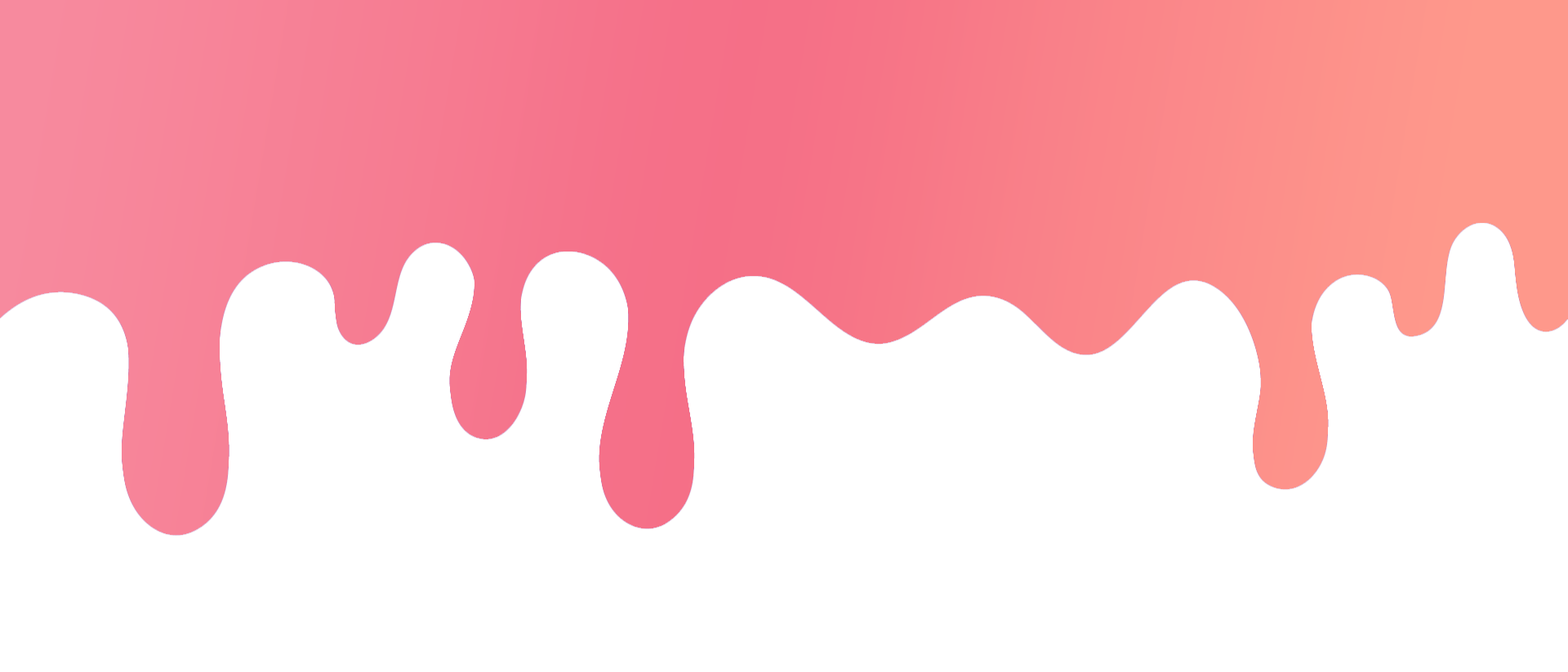
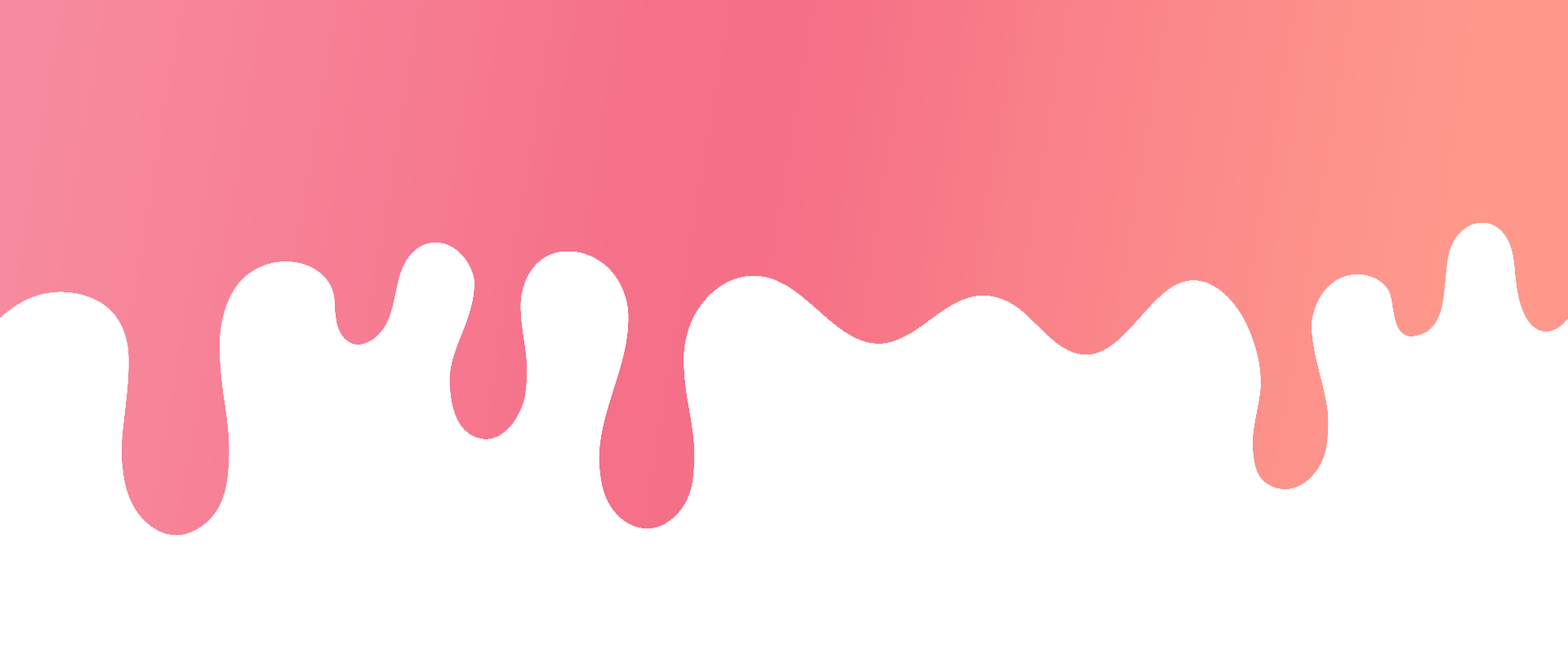
The second w=1568, h=672 image is a revision of the first. Changes to its layers:
painted on "Layer 1" over [0, 222, 1568, 536]
